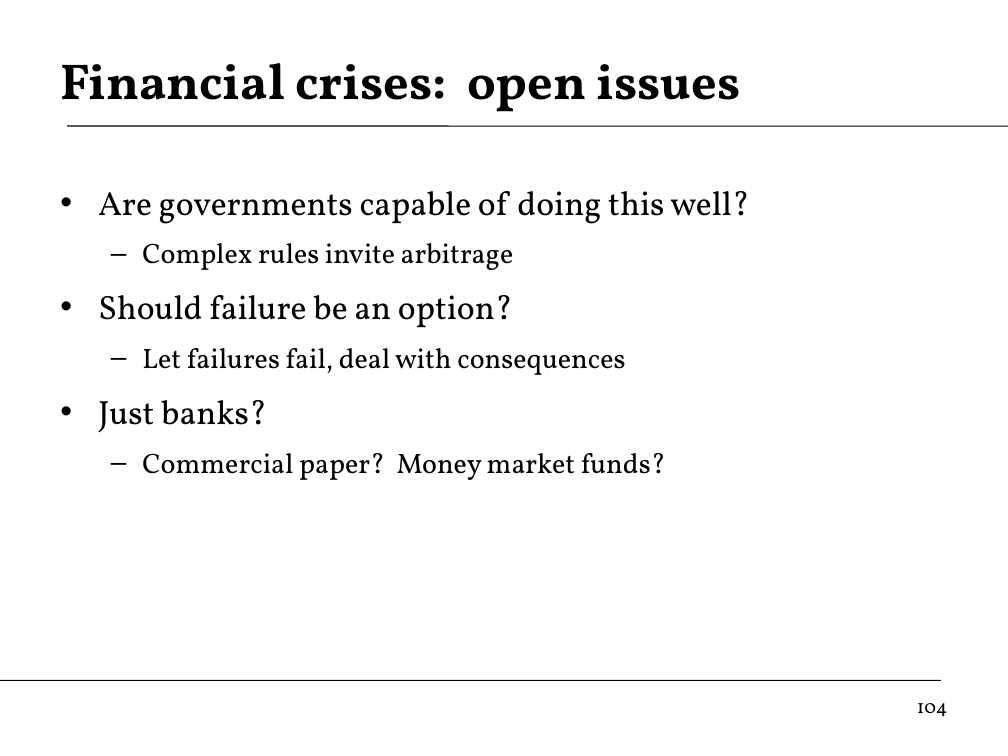
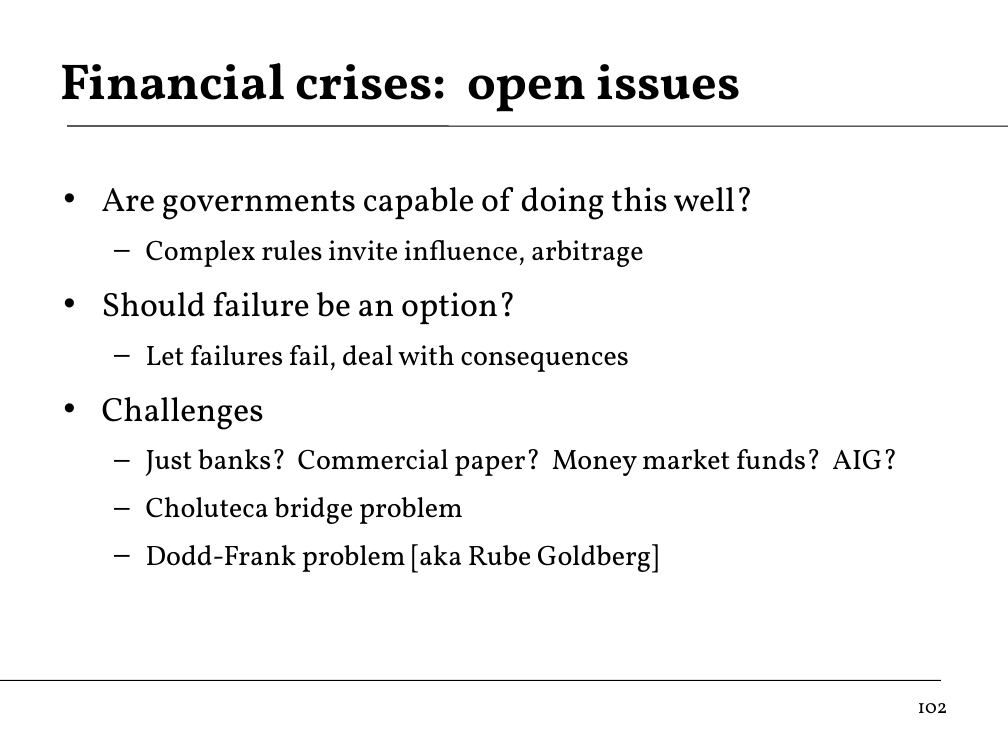
Before and after one commit to DaveBackus/Global_Economy, a slide deck: slide 102 of Slides/slides_labcap_f14.pptx (slide 104 before the commit). Drawn at 1008x756 pixels with LibreOffice and Linux fonts; fonts in the diff are those of the drawing. Boxes give left, top, right and bottom in pixels: in the first picture for what was removed or moved away, otherwise in the second. Text is boxed around its words. In the diff, an @@ line names an element or a change of style, - is before the commit and + after.

Commit message:
more slide updates

```diff
--- a/Slides/slides_labcap_f14.pptx
+++ b/Slides/slides_labcap_f14.pptx
@@ text at [146,240,644,267]: text changed @@
-  – Complex rules invite arbitrage
+  – Complex rules invite influence, arbitrage
@@ text at [102,397,897,573]: text changed @@
-• Just banks?
-  – Commercial paper? Money market funds?
+• Challenges
+  – Just banks? Commercial paper? Money market funds? AIG?
+  – Choluteca bridge problem
+  – Dodd-Frank problem [aka Rube Goldberg]
@@ page number at [918,703,948,713]: text changed @@
-104
+102
```
Also in this commit, not shown: 32 other slides changed, 14 slides added, 8 slides removed, 27 other files.
